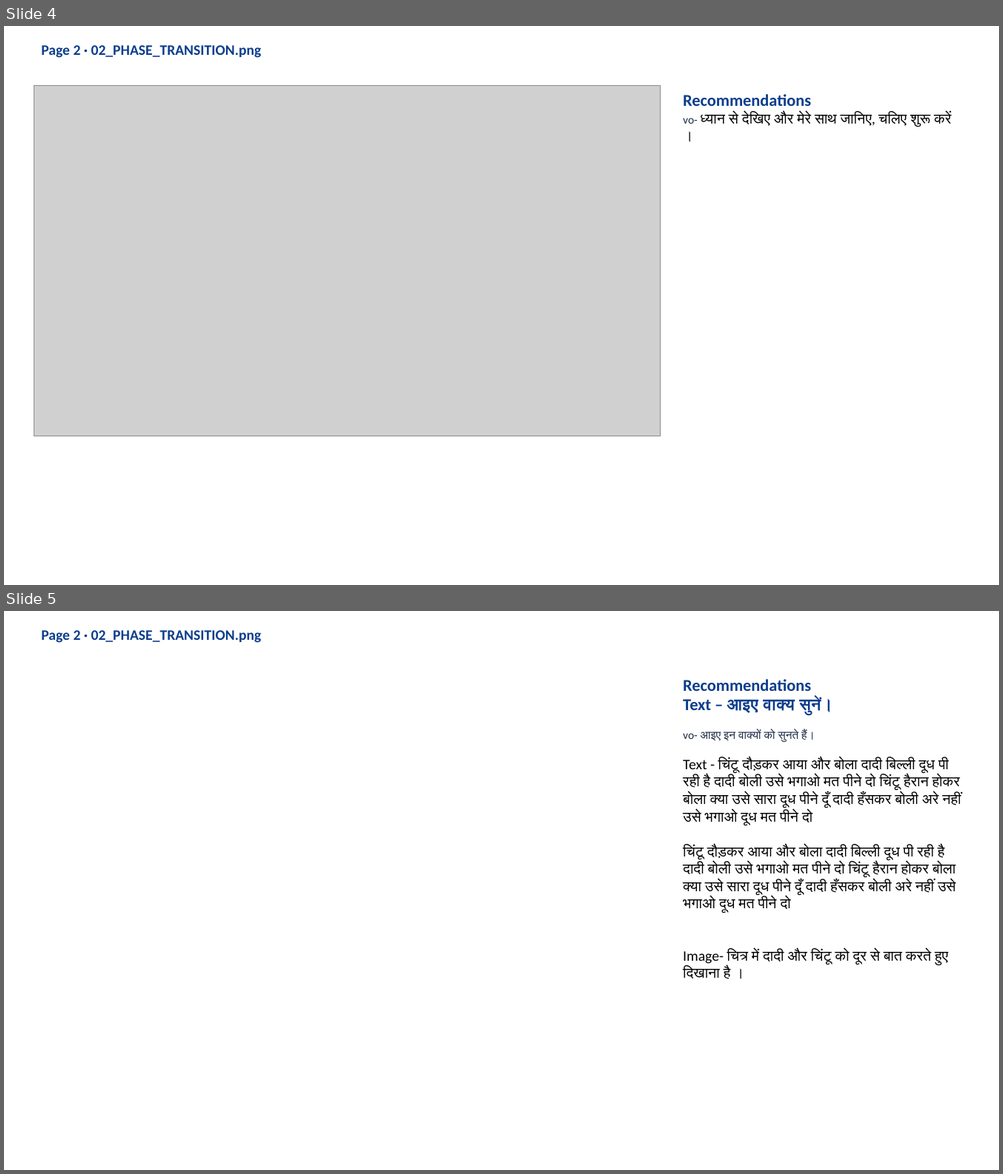
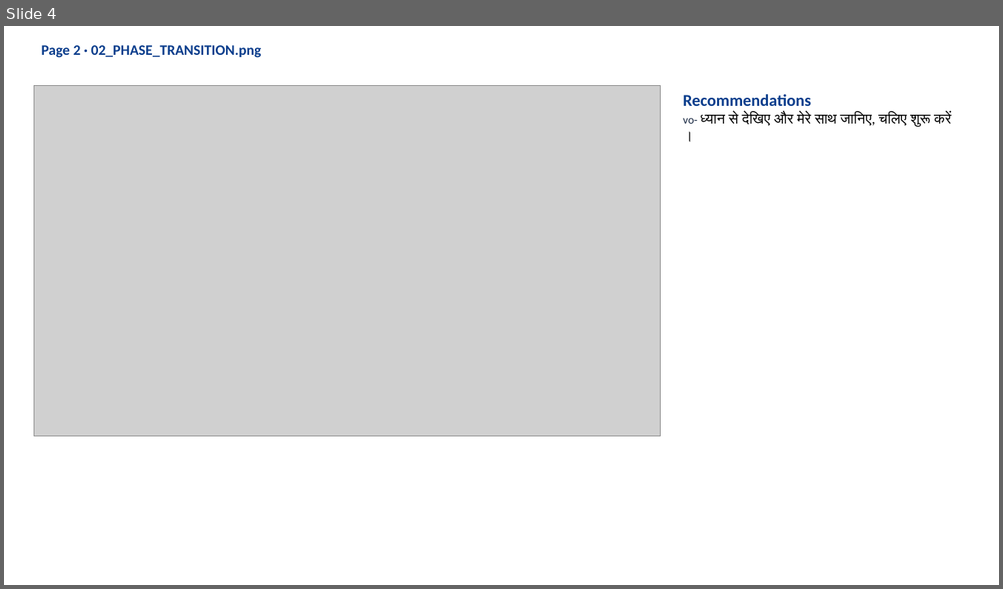
Before and after one commit to 25606mohnish2020-commits/HI02H12_L01_S01, a slide deck: HI02H12_L01_S01_dist-20261019T060950Z-1-001/HI02H12_L01_S01_dist/HI02H12_L01_S01_review.pptx. Shown one above the other, each under a label of ours: slides 4 and 5 before the commit, slide 4 after it. The pictures are 1003x1174 and 1003x589 pixels, drawn with LibreOffice and Linux fonts; fonts in the diff are those of the drawing; grey boxes stand for pictures. Boxes give left, top, right and bottom in pixels: in the first picture for what was removed or moved away, otherwise in the second. Text is boxed around its words. In the diff, an @@ line names an element or a change of style, - is before the commit and + after.

```diff
--- a/HI02H12_L01_S01_dist-20261019T060950Z-1-001/HI02H12_L01_S01_dist/HI02H12_L01_S01_review.pptx
+++ b/HI02H12_L01_S01_dist-20261019T060950Z-1-001/HI02H12_L01_S01_dist/HI02H12_L01_S01_review.pptx
@@ slide 5 removed at (4, 611, 999, 1170), background #FFFFFF @@
@@ text removed at (41, 630, 262, 643) @@
-Page 2 · 02_PHASE_TRANSITION.png
@@ text removed at (683, 679, 963, 980) @@
-Recommendations
-Text – आइए वाक्य सुनें।
-vo- आइए इन वाक्यों को सुनते हैं।
-Text - चिंटू दौड़कर आया और बोला दादी बिल्ली दूध पी रही है दादी बोली उसे भगाओ मत पीने दो चिंटू हैरान होकर बोला क्या उसे सारा दूध पीने दूँ दादी हँसकर बोली अरे नहीं उसे भगाओ दूध मत पीने दो
-चिंटू दौड़कर आया और बोला दादी बिल्ली दूध पी रही है दादी बोली उसे भगाओ मत पीने दो चिंटू हैरान होकर बोला क्या उसे सारा दूध पीने दूँ दादी हँसकर बोली अरे नहीं उसे भगाओ दूध मत पीने दो
-Image- चित्र में दादी और चिंटू को दूर से बात करते हुए दिखाना है ।
```
Also in this commit, not shown: 15 slides changed, 2 slides added, 1 other file.
